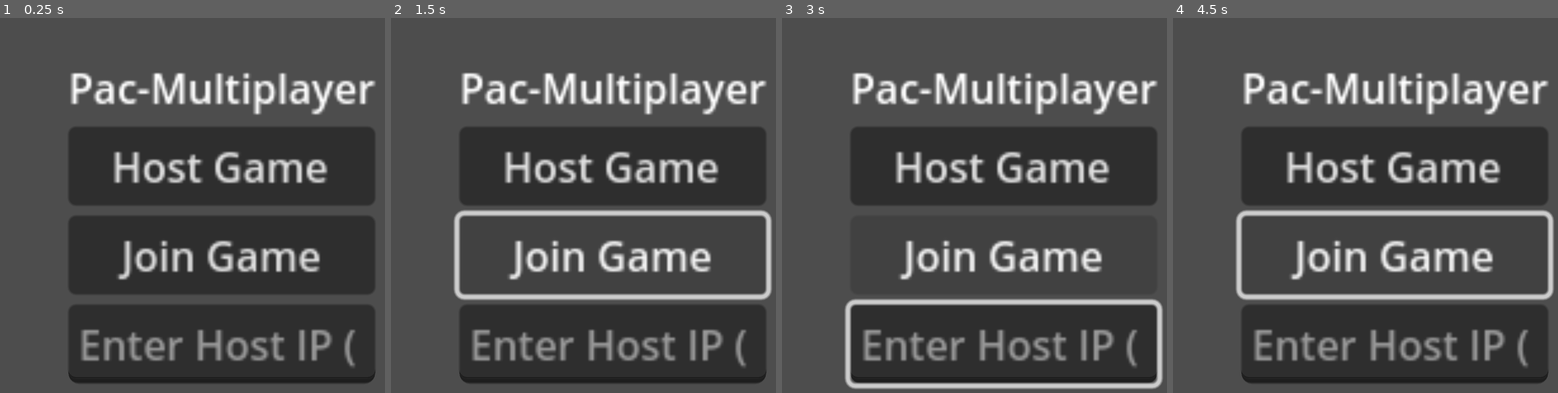
Above: before the commit, frames 1-4 (left to right).
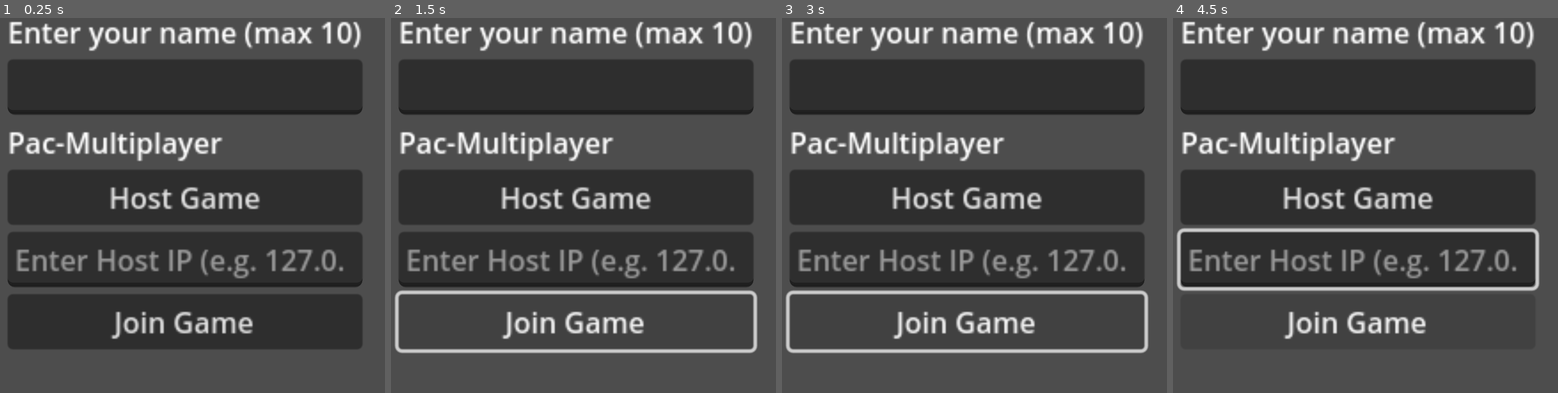
Above: after the commit, the same moments.

Repository: alin07/pacman
Game: Godot game, scene res://scenes/main_menu.tscn
Two runs of this game, one before a commit and one after it. Both use one fixed random seed, a clock stepped at 60 frames per second and the inputs below.
Inputs:
- Up to frame 1 (0.25 s): no input
- Up to frame 2 (1.5 s): click "Host Game" at 0.5 s; click "Join Game" at 1.25 s
- Up to frame 3 (3 s): hold Right (ui_right) 2.03-2.78 s; tap R (r) at 2.1, 2.85 s; hold Down (ui_down) from 2.78 s (still down)
- Up to frame 4 (4.5 s): release Down (ui_down) at 3.53 s; hold Right (ui_right) 3.53-4.28 s; tap R (r) at 3.6, 4.35 s; hold Up (ui_up) from 4.28 s (still down)

The runs differ from the first frame. In frame 1, 53% of the frame differs, in the area x 1-98%, y 0-98%; in frame 2, 51%; in frame 3, 52%; in frame 4, 52%.

Commit message:
finished lobby and main menu screen. added functionality that allows a player to host and other players to join host by ip address. The lobby shows all players correctly

Diff:
--- a/project.godot
+++ b/project.godot
@@ -14,6 +14,10 @@
 run/main_scene="uid://cuncgqtxvp6cr"
 config/features=PackedStringArray("4.4", "Forward Plus")
 config/icon="res://icon.svg"
+
+[autoload]
+
+MultiplayerManager="*res://scripts/multiplayer_manager.gd"
 
 [display]
 
--- a/scenes/lobby.tscn
+++ b/scenes/lobby.tscn
@@ -5,31 +5,43 @@
 [node name="Lobby" type="Control"]
 layout_mode = 3
 anchors_preset = 0
-offset_right = 40.0
-offset_bottom = 40.0
+offset_left = -1.0
+offset_right = 178.0
+offset_bottom = 200.0
 scale = Vector2(10, 10)
 script = ExtResource("1_o1atq")
 
 [node name="VBoxContainer" type="VBoxContainer" parent="."]
 layout_mode = 0
-offset_right = 40.0
-offset_bottom = 40.0
+offset_left = 8.0
+offset_top = 4.0
+offset_right = 174.0
+offset_bottom = 124.0
 
-[node name="Label" type="Label" parent="VBoxContainer"]
+[node name="PlayersLabel" type="Label" parent="VBoxContainer"]
 layout_mode = 2
 text = "Players:"
 
-[node name="PlayerList" type="ItemList" parent="VBoxContainer"]
+[node name="StatusLabel" type="Label" parent="."]
+layout_mode = 0
+offset_left = 13.1
+offset_top = 138.1
+offset_right = 71.1
+offset_bottom = 161.1
+
+[node name="StartButton" type="Button" parent="."]
 layout_mode = 2
-
-[node name="StartButton" type="Button" parent="VBoxContainer"]
-layout_mode = 2
+offset_left = 11.7
+offset_top = 162.1
+offset_right = 154.7
+offset_bottom = 193.1
 text = "Start Game"
 
-[node name="StatusLabel" type="Label" parent="."]
-layout_mode = 0
-offset_left = 2.2
-offset_top = 70.8
-offset_right = 93.2
-offset_bottom = 93.8
-text = "StatusLabel"
+[node name="PlayerList" type="ItemList" parent="."]
+layout_mode = 2
+offset_left = 8.0
+offset_top = 31.0
+offset_right = 174.0
+offset_bottom = 135.0
+
+[connection signal="pressed" from="StartButton" to="." method="_on_start_button_pressed"]
--- a/scenes/main_menu.tscn
+++ b/scenes/main_menu.tscn
@@ -11,14 +11,21 @@
 
 [node name="VBoxContainer" type="VBoxContainer" parent="."]
 layout_mode = 0
-offset_left = 270.0
-offset_top = 264.0
-offset_right = 391.0
-offset_bottom = 392.0
-scale = Vector2(10, 10)
+offset_left = 30.0
+offset_top = 80.0
+offset_right = 230.0
+offset_bottom = 270.0
+scale = Vector2(7, 7)
 alignment = 1
 
-[node name="Label" type="Label" parent="VBoxContainer"]
+[node name="NameLabel" type="Label" parent="VBoxContainer"]
+layout_mode = 2
+text = "Enter your name (max 10)"
+
+[node name="NameInput" type="LineEdit" parent="VBoxContainer"]
+layout_mode = 2
+
+[node name="Title" type="Label" parent="VBoxContainer"]
 layout_mode = 2
 text = "Pac-Multiplayer"
 
@@ -26,13 +33,13 @@
 layout_mode = 2
 text = "Host Game"
 
+[node name="IPInput" type="LineEdit" parent="VBoxContainer"]
+layout_mode = 2
+placeholder_text = "Enter Host IP (e.g. 127.0.0.1)"
+
 [node name="JoinButton" type="Button" parent="VBoxContainer"]
 layout_mode = 2
 text = "Join Game"
-
-[node name="IPInput" type="LineEdit" parent="VBoxContainer"]
-layout_mode = 2
-placeholder_text = "Enter Host IP (e.g. 127.0.0.1)"
 
 [node name="StatusLabel" type="Label" parent="."]
 layout_mode = 0
--- a/scripts/game.gd
+++ b/scripts/game.gd
@@ -3,3 +3,11 @@
 func _process(_delta: float) -> void:
 	if Input.is_action_just_pressed("r"):
 		get_tree().reload_current_scene()
+
+func _ready():
+	pass
+
+# Called only on the server.
+func start_game():
+	# All peers are ready to receive RPCs in this scene.
+	pass
--- a/scripts/ghost.gd
+++ b/scripts/ghost.gd
@@ -1,8 +1,8 @@
 extends "res://scripts/moving_character.gd"
 
 func get_input_direction() -> Vector2:
-	# Use different input or AI here
-	return Input.get_vector("ghost_left", "ghost_right", "ghost_up", "ghost_down")
+	#return Input.get_vector("ghost_left", "ghost_right", "ghost_up", "ghost_down")
+	return Input.get_vector("ui_left", "ui_right", "ui_up", "ui_down")
 
 func handle_collision(collision):
 	if collision and collision.get_collider().is_in_group("pacman"):
--- a/scripts/lobby.gd
+++ b/scripts/lobby.gd
@@ -1,33 +1,149 @@
 extends Control
 
-@onready var player_list = $VBoxContainer/PlayerList
+@onready var player_list = $PlayerList
 @onready var status_label = $StatusLabel
-@onready var start_button = $VBoxContainer/StartButton
+@onready var start_button = $StartButton
+
+signal player_connected(peer_id, player_info)
+signal player_disconnected(peer_id)
+signal server_disconnected
+
+
+@export var is_host: bool = false
+@export var ip: String = ""
+
+const PORT = 7000
+const DEFAULT_SERVER_IP = "127.0.0.1" # IPv4 localhost
+const MAX_CONNECTIONS = 20
+
+var players = {}
+
+var player_info = {"name": "Name"}
+
+var players_loaded = 0
+
+# to be called by lobby.
+func on_ready():
+	multiplayer.peer_connected.connect(_on_player_connected)
+	multiplayer.peer_disconnected.connect(_on_player_disconnected)
+	multiplayer.connected_to_server.connect(_on_connected_ok)
+	multiplayer.connection_failed.connect(_on_connected_fail)
+	multiplayer.server_disconnected.connect(_on_server_disconnected)
+
+
+func join_game(address = ""):
+	if address.is_empty():
+		address = DEFAULT_SERVER_IP
+	var peer = ENetMultiplayerPeer.new()
+	var error = peer.create_client(address, PORT)
+	if error != OK:
+		push_error("Failed to connect to server: %s" % error)
+		return error
+	multiplayer.multiplayer_peer = peer
+	player_connected.emit(players_loaded+1, player_info)
+	return true
+
+
+func create_game():
+	var peer = ENetMultiplayerPeer.new()
+	var error = peer.create_server(PORT, MAX_CONNECTIONS)
+	if error:
+		return error
+	multiplayer.multiplayer_peer = peer
+	var my_id = multiplayer.get_unique_id()
+	players[my_id] = player_info
+	player_connected.emit(my_id, player_info)
+	return true
+
+
+func remove_multiplayer_peer():
+	multiplayer.multiplayer_peer = null
+	players.clear()
+
+
+# When the server decides to start the game from a UI scene,
+# do Lobby.load_game.rpc(filepath)
+@rpc("call_local", "reliable")
+func load_game():
+	var game_scene = preload("res://scenes/game.tscn").instantiate()
+	get_tree().root.add_child(game_scene)
+	queue_free()
+
+
+# Every peer will call this when they have loaded the game scene.
+@rpc("any_peer", "call_local", "reliable")
+func player_loaded():
+	print("player loaded function")
+	if multiplayer.is_server():
+		print("multiplayer is server!")
+		players_loaded += 1
+		print(players_loaded)
+
+func _on_player_connected(id):
+	print("_on_player_connected")
+	print(id)
+	_register_player.rpc_id(id, player_info)
+
+@rpc("any_peer", "reliable")
+func _register_player(new_player_info):
+	var new_player_id = multiplayer.get_remote_sender_id()
+	players[new_player_id] = new_player_info
+	player_connected.emit(new_player_id, new_player_info)
+	update_player_list()
+
+func _on_player_disconnected(id):
+	print("on player disconnected")
+	players.erase(id)
+	player_disconnected.emit(id)
+
+
+func _on_connected_ok():
+	print("on connected ok")
+	var peer_id = multiplayer.get_unique_id()
+	players[peer_id] = player_info
+	player_connected.emit(peer_id, player_info)
+
+func _on_connected_fail():
+	print("on connected fail")
+	multiplayer.multiplayer_peer = null
+
+func _on_server_disconnected():
+	print("on server disconnected")
+	multiplayer.multiplayer_peer = null
+	players.clear()
+	server_disconnected.emit()
 
 func _ready():
+	print("player loaded in lobby!")
+	print(players)
+	on_ready()
+	if not player_info.has("name") or player_info["name"].is_empty():
+		player_info["name"] = "Player"
+
 	if is_multiplayer_authority():
+		var my_id = multiplayer.get_unique_id()
+		players[my_id] = player_info # or whatever variable holds the host's name
+		update_player_list()
 		start_button.show()
+		for ip in IP.get_local_addresses():
+			if ip.begins_with("192.") or ip.begins_with("10."):
+				status_label.text = "Room Code / IP: " + ip
+				break
+		create_game()
 	else:
 		start_button.hide()
-
-	multiplayer.peer_connected.connect(_on_player_connected)
-	multiplayer.peer_disconnected.connect(_on_player_disconnected)
-	_on_player_connected(multiplayer.get_unique_id())  # add self to list
-
-func _on_player_connected(id):
-	player_list.add_item("Player %s" % id)
-
-func _on_player_disconnected(id):
-	for i in player_list.item_count:
-		if player_list.get_item_text(i) == "Player %s" % id:
-			player_list.remove_item(i)
-			break
-
-func _on_StartGame_pressed():
+		join_game(ip)
+#
+func _on_start_button_pressed() -> void:
 	if not is_multiplayer_authority():
 		return
+	load_game()
 
-	# Load the game scene and switch
-	var game_scene = preload("res://scenes/game.tscn").instantiate()
-	get_tree().root.add_child(game_scene)
-	queue_free()  # remove the lobby
+func update_player_list():
+	print("Updating player list:", players)
+	player_list.clear()
+	for id in players:
+		print(players[id])
+		var name = "You (%s)" % players[id].name if id == multiplayer.get_unique_id() else "Player: %s" % players[id].name
+		player_list.add_item(name)
+		print("Adding player:", name)
--- a/scripts/main_menu.gd
+++ b/scripts/main_menu.gd
@@ -2,11 +2,23 @@
 
 @onready var ip_input = $VBoxContainer/IPInput
 @onready var status_label = $StatusLabel
+@onready var name_input = $VBoxContainer/NameInput
 
-func _load_lobby():
+const PORT = 7000
+const DEFAULT_SERVER_IP = "127.0.0.1" # IPv4 localhost
+const MAX_CONNECTIONS = 20
+
+
+func _ready():
+	name_input.max_length = 10
+
+func _load_lobby(name = "", ip = "", is_host = false):
 	print("loading lobby")
-	await get_tree().create_timer(1.0).timeout  # optional pause
+	await get_tree().create_timer(0.5).timeout
 	var lobby = preload("res://scenes/lobby.tscn").instantiate()
+	lobby.player_info["name"] = name
+	lobby.set("is_host", is_host)
+	lobby.set("ip", ip)
 	get_tree().root.add_child(lobby)
 	queue_free()
 
@@ -18,30 +30,66 @@
 
 func _on_host_button_pressed() -> void:
 	print("host button pressed")
-	var peer = ENetMultiplayerPeer.new()
-	var result = peer.create_server(12345)
-	if result != OK:
-		status_label.text = "Failed to start server."
+	var name = name_input.text.strip_edges()
+	if name.is_empty():
+		push_error("Please enter a name before creating a game!")
 		return
 
-	multiplayer.multiplayer_peer = peer
-	status_label.text = "Hosting game..."
-	_load_lobby()
+	var success =  create_game()
+	print(success)
+	if not success:
+		status_label.text = "Failed to host."
+		return
+	status_label.text = "Hosting..."
+	print(get_preferred_ip())
+	_load_lobby(name, get_preferred_ip(), true)
+
+func get_preferred_ip() -> String:
+	for ip in IP.get_local_addresses():
+		if ip.begins_with("192.") or ip.begins_with("10.") or ip.begins_with("172."):
+			return ip
+	return "127.0.0.1"  # fallback (loopback)
 
 
 func _on_join_button_pressed() -> void:
 	print("join button pressed")
+	var name = name_input.text.strip_edges()
+	if name.is_empty():
+		push_error("Please enter a name before joining!")
+		return
+	#MultiplayerManager.player_info["name"] = name
 	var ip = ip_input.text.strip_edges()
 	if ip == "":
 		status_label.text = "Please enter an IP to join."
 		return
+	#MultiplayerManager.join_game(ip)
+	join_game(ip)
+	status_label.text = "Loading..."
+	_load_lobby(name, ip, false)
 
+
+func join_game(address = ""):
+	if address.is_empty():
+		address = DEFAULT_SERVER_IP
 	var peer = ENetMultiplayerPeer.new()
-	var result = peer.create_client(ip, 12345)
-	if result != OK:
-		status_label.text = "Failed to join server."
-		return
+	var error = peer.create_client(address, PORT)
+	if error != OK:
+		push_error("Failed to connect to server: %s" % error)
+		return error
+	multiplayer.multiplayer_peer = peer
+	#player_connected.emit(players_loaded+1, player_info)
+	return true
+
+
+func create_game():
+	var peer = ENetMultiplayerPeer.new()
+	var error = peer.create_server(PORT, MAX_CONNECTIONS)
+	if error:
+		return error
 
 	multiplayer.multiplayer_peer = peer
-	status_label.text = "Joining game..."
-	_load_lobby()
+
+	#players[1] = player_info
+	#print(players[1])
+	#player_connected.emit(1, player_info)
+	return true
--- a/scripts/moving_character.gd
+++ b/scripts/moving_character.gd
@@ -1,7 +1,7 @@
 extends CharacterBody2D
 
-@export var speed = 600
 @onready var anim_sprite: AnimatedSprite2D = $AnimatedSprite2D
+var speed = 300
 
 var direction_animations := {
 	Vector2.LEFT: "left",
@@ -9,6 +9,8 @@
 	Vector2.UP: "up",
 	Vector2.DOWN: "down"
 }
+func get_speed(sp):
+	speed = sp
 
 func _physics_process(delta):
 	# this node is controlled by this peer — go ahead and process input
@@ -27,10 +29,8 @@
 
 		handle_collision(collision)
 
-# Override this in child classes
 func get_input_direction() -> Vector2:
 	return Vector2.ZERO
 
-# Override this in child classes
 func handle_collision(collision):
 	pass
--- a/scripts/multiplayer_manager.gd
+++ b/scripts/multiplayer_manager.gd
@@ -1,21 +1 @@
 extends Node
-
-var port = 8910
-
-func host_game():
-	var peer = ENetMultiplayerPeer.new()
-	peer.create_server(port)
-	multiplayer.multiplayer_peer = peer
-	print("Hosting on port ", port)
-
-func join_game(ip_address):
-	var peer = ENetMultiplayerPeer.new()
-	peer.create_client(ip_address, port)
-	multiplayer.multiplayer_peer = peer
-	print("Joining ", ip_address)
-
-func spawn_player(peer_id, role):  # role is "pacman" or "ghost"
-	var scene = role == "pacman" ? preload("res://Pacman.tscn") : preload("res://Ghost.tscn")
-	var player = scene.instantiate()
-	add_child(player)
-	player.set_multiplayer_authority(peer_id)
--- a/scripts/pacman.gd
+++ b/scripts/pacman.gd
@@ -1,7 +1,7 @@
 extends "res://scripts/moving_character.gd"
 @onready var pacman = $AnimatedSprite2D
 
-#@export var speed = 600
+@export var pacman_speed = 600
 
 func get_input_direction() -> Vector2:
 	return Input.get_vector("ui_left", "ui_right", "ui_up", "ui_down")
@@ -11,29 +11,7 @@
 		var collider = collision.get_collider()
 		if collider and collider.is_in_group("ghost"):
 			pacman_got_hit()
-
-#func _physics_process(delta):
-	#var input_dir = Input.get_vector("ui_left", "ui_right", "ui_up", "ui_down")
-	#if input_dir != Vector2.ZERO:
-		#var motion = input_dir.normalized() * speed * delta
-		#var collision = move_and_collide(motion)
-		#position.x = wrapf(position.x, 25, 1800)
-		#
-		#var anim_direction = input_dir.round()
-		#if direction_animations.has(anim_direction):
-			#pacman.play(direction_animations[anim_direction])
-		#
-		#if collision and collision.get_collider().is_in_group("ghost"):
-			#var collider = collision.get_collider()
-			#if collider and collider.is_in_group("pacman"):
-				#pacman_got_hit()
-#
 #
 func pacman_got_hit():
 	# handle game over or death sequence
 	print("Game Over or lose a life")
-
-
-func _process(_delta):
-	#get_input(delta)
-	pass
